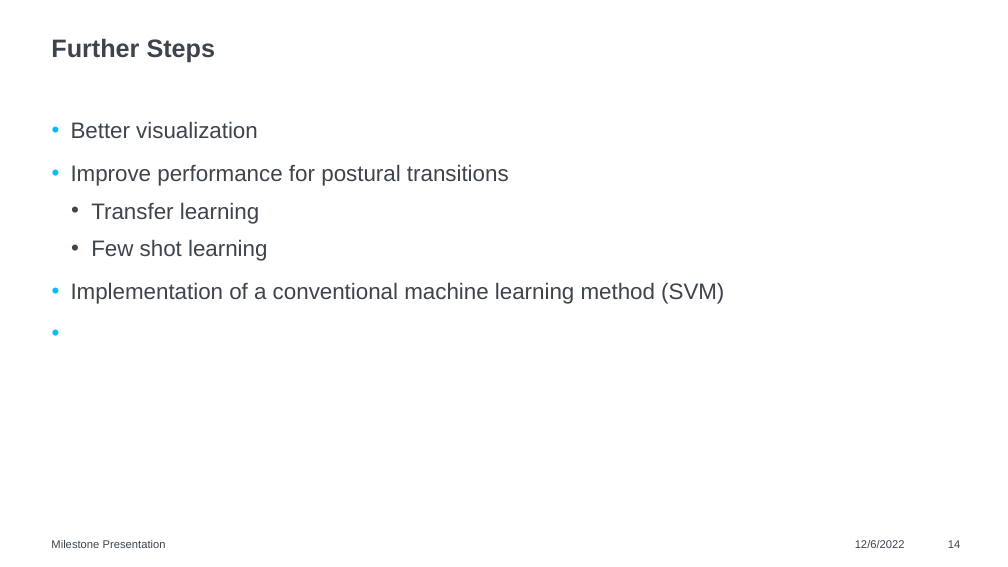
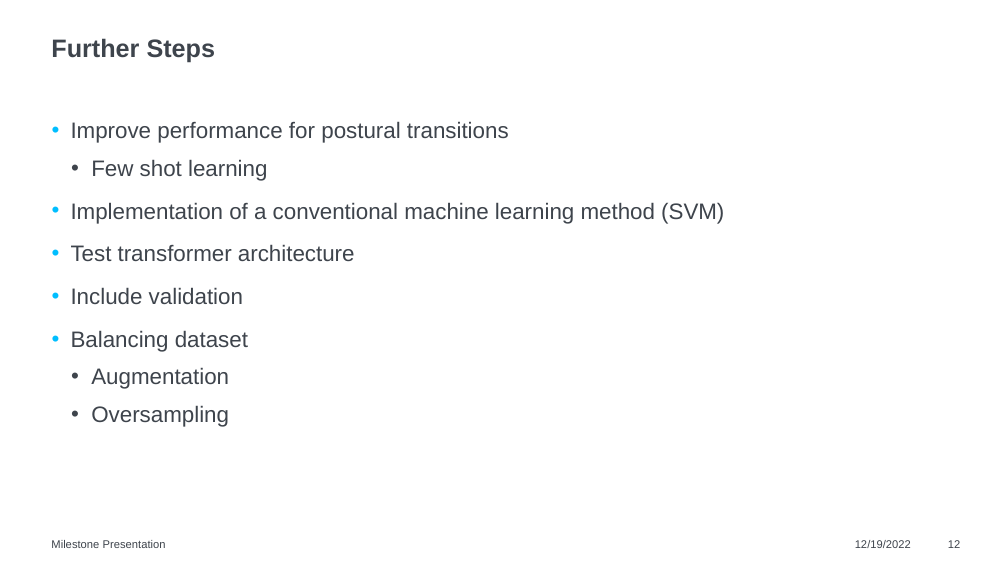
Before and after one commit to raviakash/Human_Activity_Postural_Transition_Recognition, a slide deck: slide 12 of Report/Milestone Presentation.pptx (slide 14 before the commit). Drawn at 1008x567 pixels with LibreOffice and Linux fonts; fonts in the diff are those of the drawing. Boxes give left, top, right and bottom in pixels: in the first picture for what was removed or moved away, otherwise in the second. Text is boxed around its words. In the diff, an @@ line names an element or a change of style, - is before the commit and + after.

Commit message:
oversampling

```diff
--- a/Report/Milestone Presentation.pptx
+++ b/Report/Milestone Presentation.pptx
@@ text at <box>71,121,258,138</box>: paragraph removed @@
-• Better visualization
@@ text at <box>91,202,259,224</box>: paragraph removed @@
-  • Transfer learning
@@ text at <box>71,244,355,427</box>: paragraphs added @@
+• Test transformer architecture
+• Include validation
+• Balancing dataset
+  • Augmentation
+  • Oversampling
@@ text at <box>855,540,911,548</box>: text changed @@
-12/6/2022
+12/19/2022
@@ page number at <box>948,540,960,548</box>: text changed @@
-14
+12
```
Also in this commit, not shown: 6 other slides changed, 3 slides removed, 3 other files.
